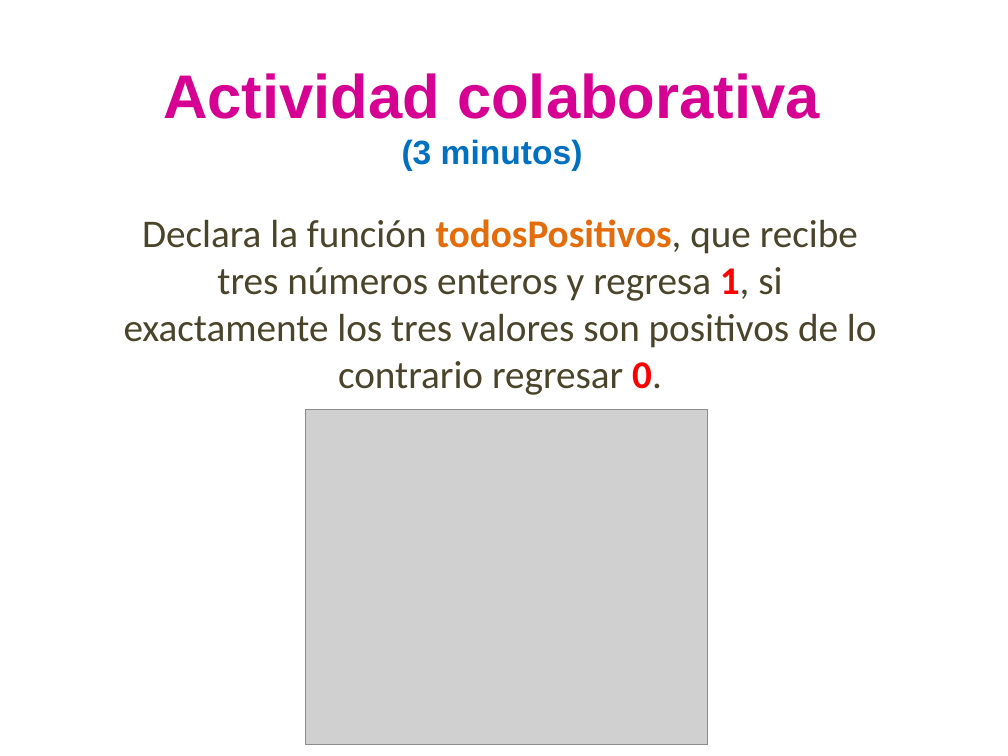
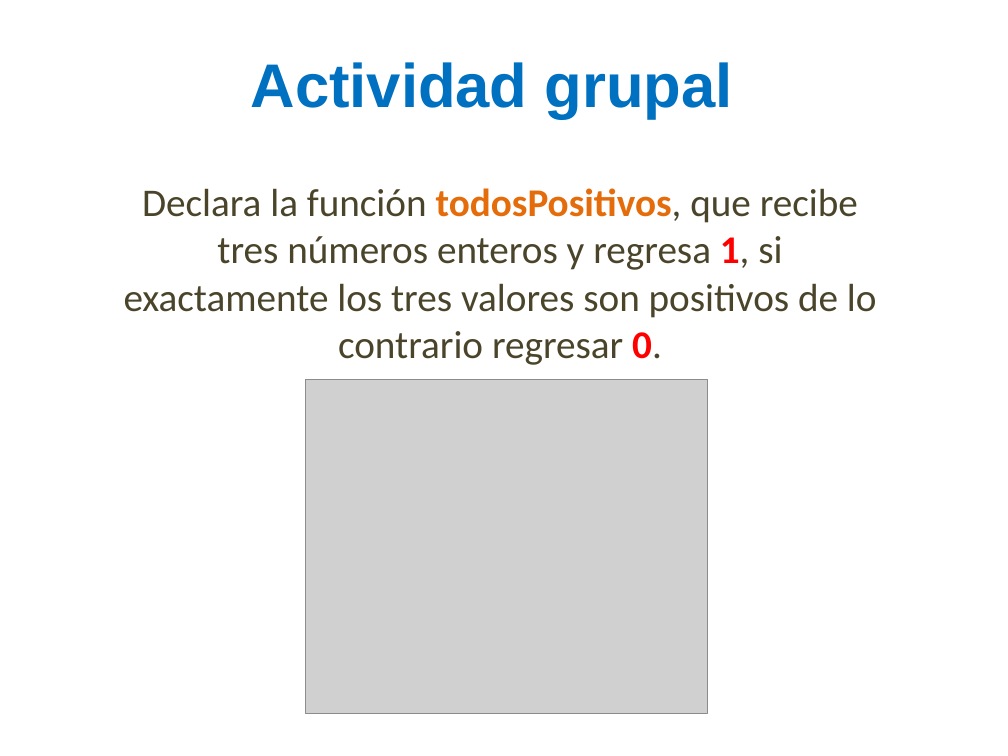
Before and after one commit to lizetheP/SolucionProblemas, a slide deck: slide 23 of CalendarioAgo20/Presentaciones/5_Funciones_Procedimientos.pptx. Drawn at 1008x756 pixels with LibreOffice and Linux fonts; fonts in the diff are those of the drawing; grey boxes stand for pictures. Boxes give left, top, right and bottom in pixels: in the first picture for what was removed or moved away, otherwise in the second. Text is boxed around its words. In the diff, an @@ line names an element or a change of style, - is before the commit and + after.

```diff
--- a/CalendarioAgo20/Presentaciones/5_Funciones_Procedimientos.pptx
+++ b/CalendarioAgo20/Presentaciones/5_Funciones_Procedimientos.pptx
@@ text at [251, 62, 733, 119]: text changed; text colour #D60093 to #0070C0 @@
-Actividad colaborativa
-(3 minutos)
+Actividad grupal
@@ text "Declara la función todosPositivos, que ...": place and size @@
-text "Declara la función todosPositivos, que ..." at [124, 219, 877, 395]
+text "Declara la función todosPositivos, que ..." at [124, 188, 877, 365]
@@ picture: place and size @@
-picture at [305, 409, 708, 744]
+picture at [305, 379, 708, 714]
```
Also in this commit, not shown: 3 other slides changed, 3 other files.
